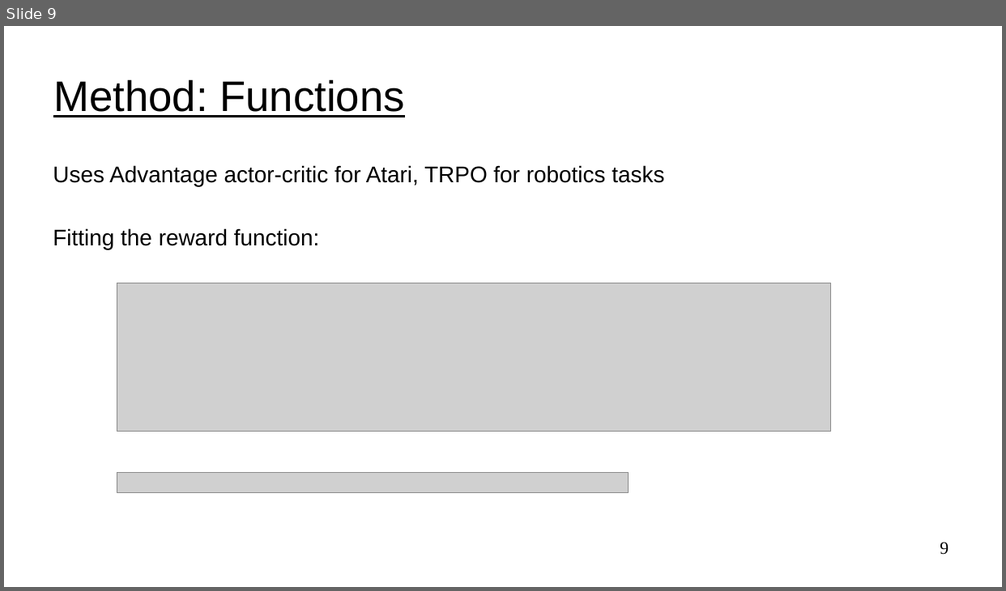
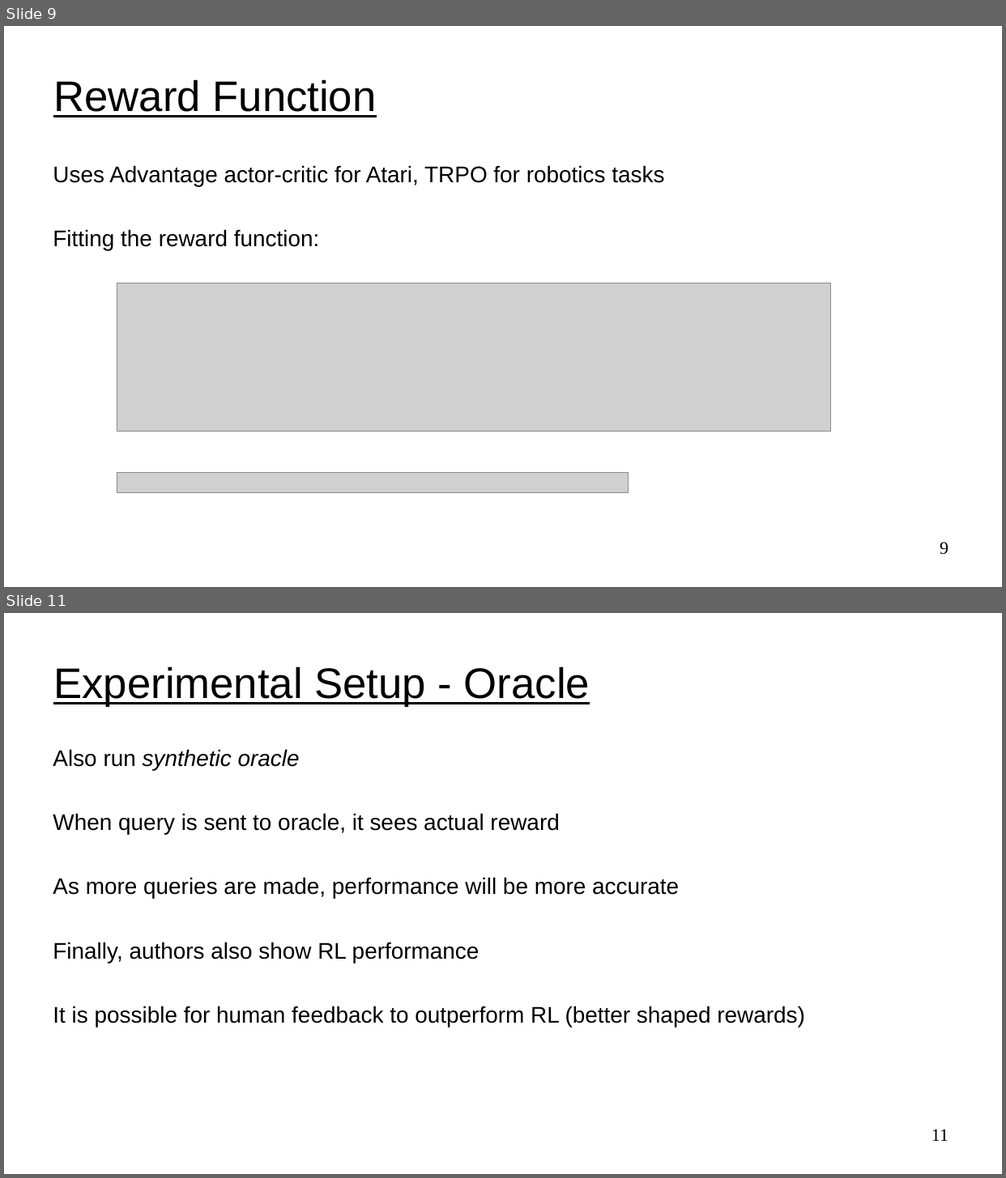
Before and after one commit to UVADS/reinforcement_learning, a slide deck: 11_rl_human_feedback/rlhf.ppt. Shown one above the other, each under a label of ours: slide 9 before the commit, slides 9 and 11 after it; the slides between them are not shown. The pictures are 1006x591 and 1006x1178 pixels, drawn with LibreOffice and Linux fonts; fonts in the diff are those of the drawing; grey boxes stand for pictures. Boxes give left, top, right and bottom in pixels: in the first picture for what was removed or moved away, otherwise in the second. Text is boxed around its words. In the diff, an @@ line names an element or a change of style, - is before the commit and + after.

```diff
--- a/11_rl_human_feedback/rlhf.ppt
+++ b/11_rl_human_feedback/rlhf.ppt
@@ slide 11 added at <box>4,613,1002,1174</box>, background #FFFFFF @@
@@ title added at <box>53,666,590,707</box>, 34 pt, text #000000, underline @@
+Experimental Setup - Oracle
@@ text added at <box>53,749,805,1027</box>, 18 pt, text #000000 @@
+Also run synthetic oracle
+When query is sent to oracle, it sees actual reward
+As more queries are made, performance will be more accurate
+Finally, authors also show RL performance
+It is possible for human feedback to outperform RL (better shaped rewards)
@@ page number added at <box>931,1129,948,1141</box>, 14 pt, text #000000 @@
+11
@@ slide 9 changed as well @@
@@ title at <box>53,79,377,118</box>: text changed @@
-Method: Functions
+Reward Function
```
Also in this commit, not shown: 10 other slides changed, 2 other slides added, 1 slide removed, 1 other file.
